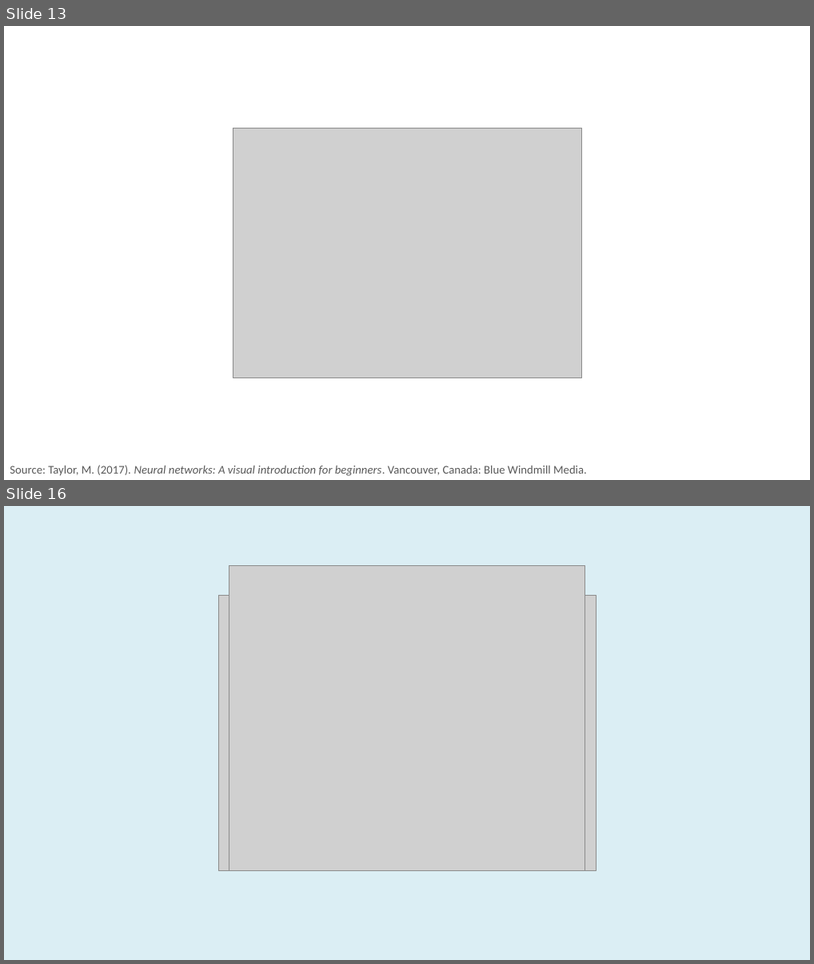
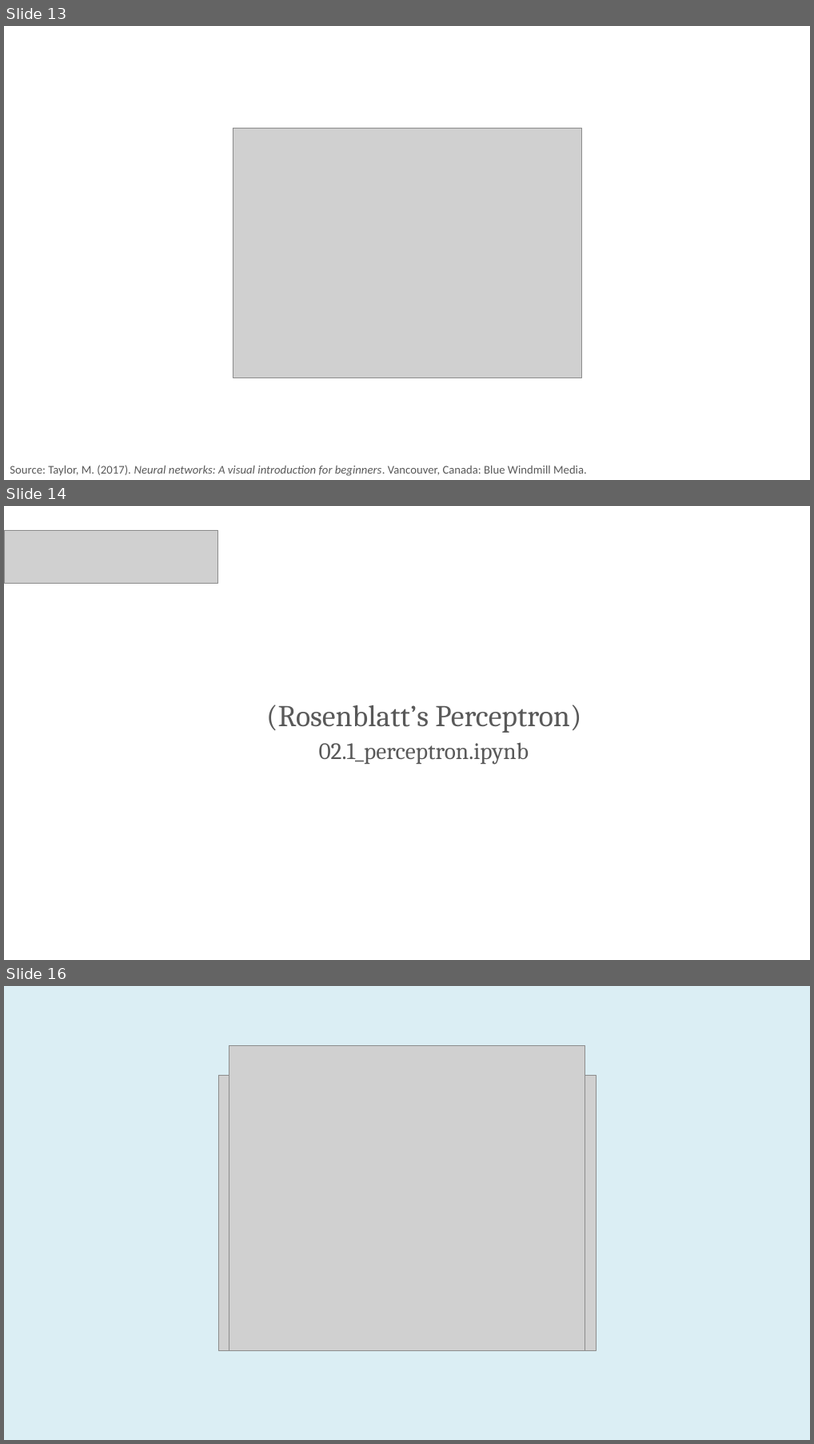
Before and after one commit to PracticumAI/deep_learning, a slide deck: presentations/02.1_neural_anatomy.pptx. Shown one above the other, each under a label of ours: slides 13 and 16 before the commit, slides 13, 14 and 16 after it; the slides between them are not shown. The pictures are 814x964 and 814x1444 pixels, drawn with LibreOffice and Linux fonts; fonts in the diff are those of the drawing; grey boxes stand for pictures. Boxes give left, top, right and bottom in pixels: in the first picture for what was removed or moved away, otherwise in the second. Text is boxed around its words. In the diff, an @@ line names an element or a change of style, - is before the commit and + after.

```diff
--- a/presentations/02.1_neural_anatomy.pptx
+++ b/presentations/02.1_neural_anatomy.pptx
@@ slide 14 added at (x1=4, y1=506, x2=810, y2=960), background #FFFFFF @@
@@ picture added at (x1=4, y1=530, x2=218, y2=584) @@
@@ text added at (x1=266, y1=704, x2=582, y2=764), 36 pt, text #595959 @@
+(Rosenblatt’s Perceptron)
+02.1_perceptron.ipynb
```
Also in this commit, not shown: 1 slide removed, 2 other files.
